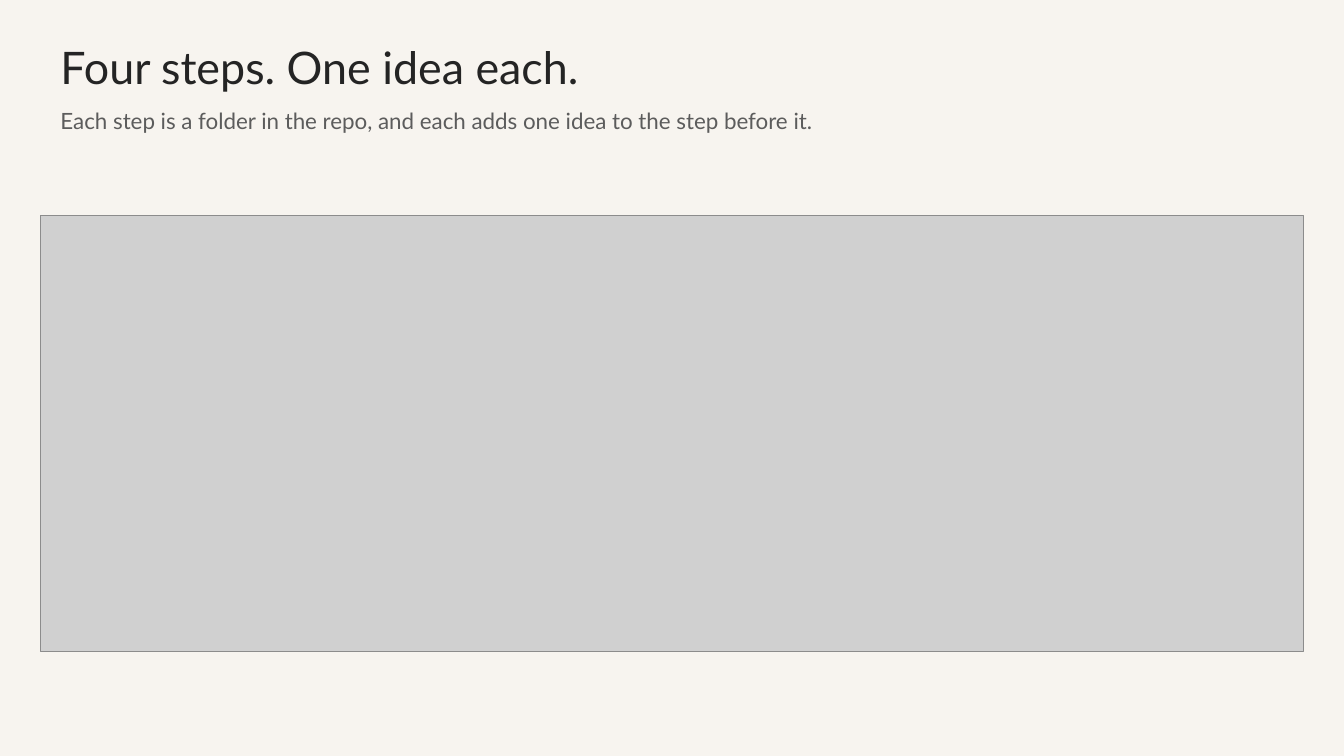
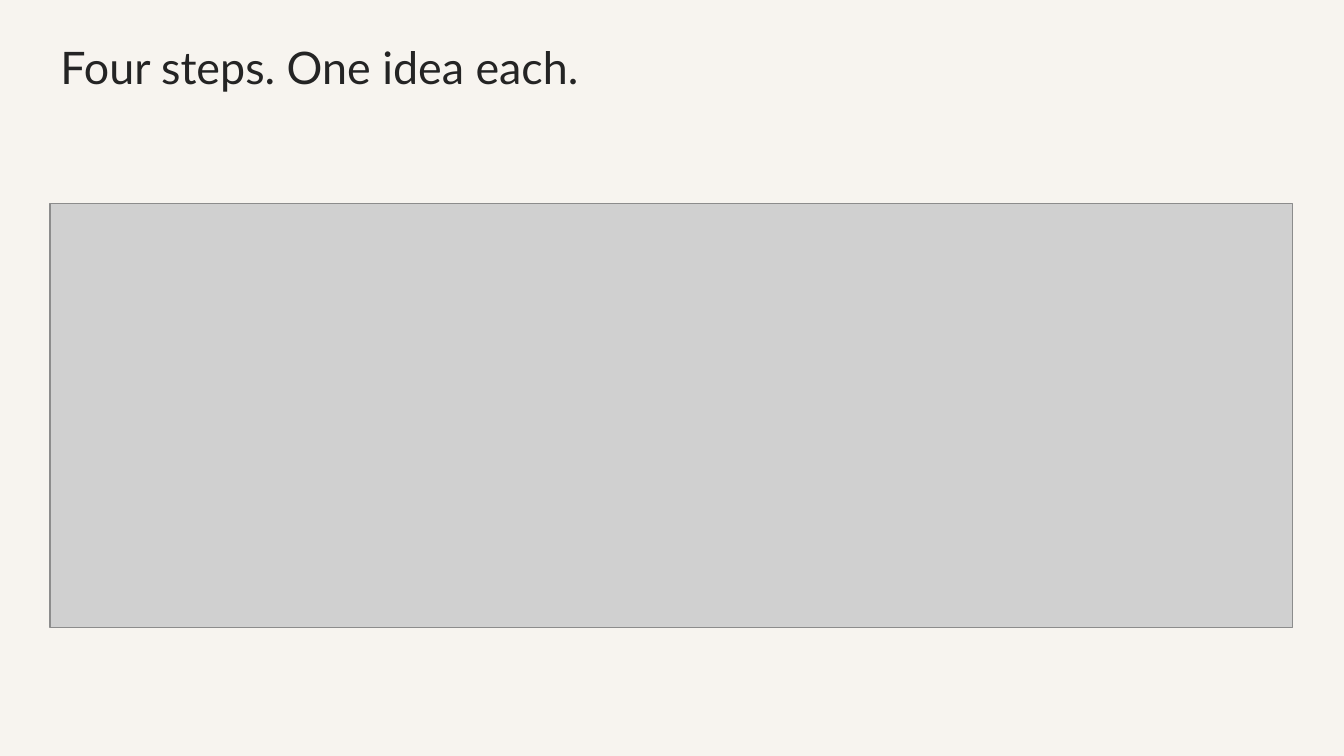
Before and after one commit to roryp/spring-ai-webstore, a slide deck: slide 2 of docs/trail-store-workshop.pptx. Drawn at 1344x756 pixels with LibreOffice and Linux fonts; fonts in the diff are those of the drawing; grey boxes stand for pictures. Boxes give left, top, right and bottom in pixels: in the first picture for what was removed or moved away, otherwise in the second. Text is boxed around its words. In the diff, an @@ line names an element or a change of style, - is before the commit and + after.

```diff
--- a/docs/trail-store-workshop.pptx
+++ b/docs/trail-store-workshop.pptx
@@ text removed at (x1=60, y1=112, x2=813, y2=133) @@
-Each step is a folder in the repo, and each adds one idea to the step before it.
@@ picture resized from (x1=40, y1=216, x2=1304, y2=652) to (x1=50, y1=204, x2=1294, y2=628) @@
```
Also in this commit, not shown: 11 other slides changed.
